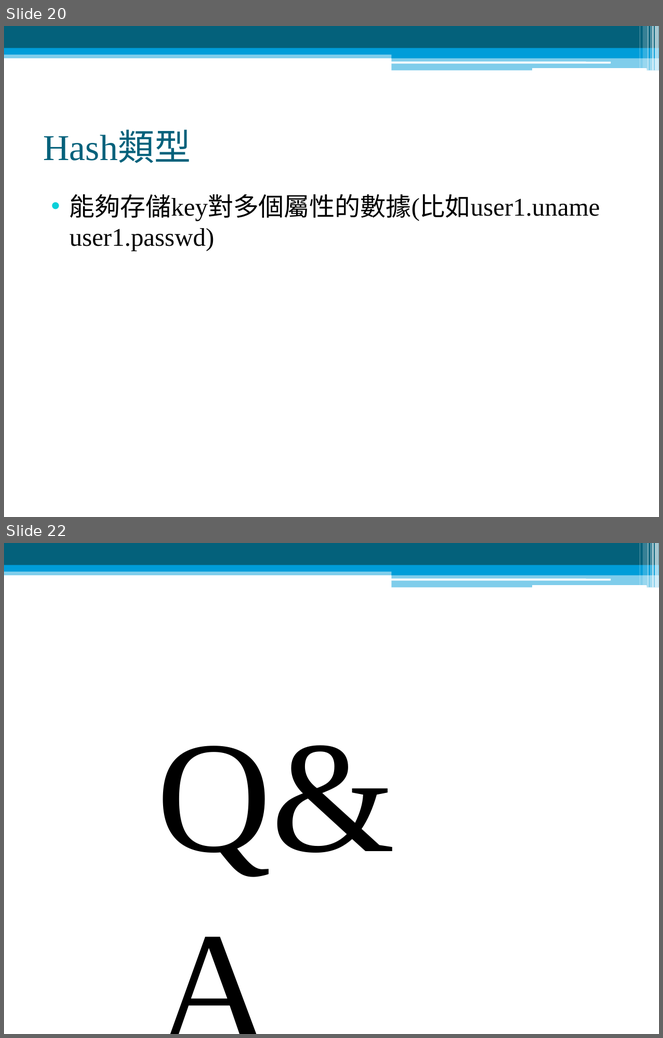
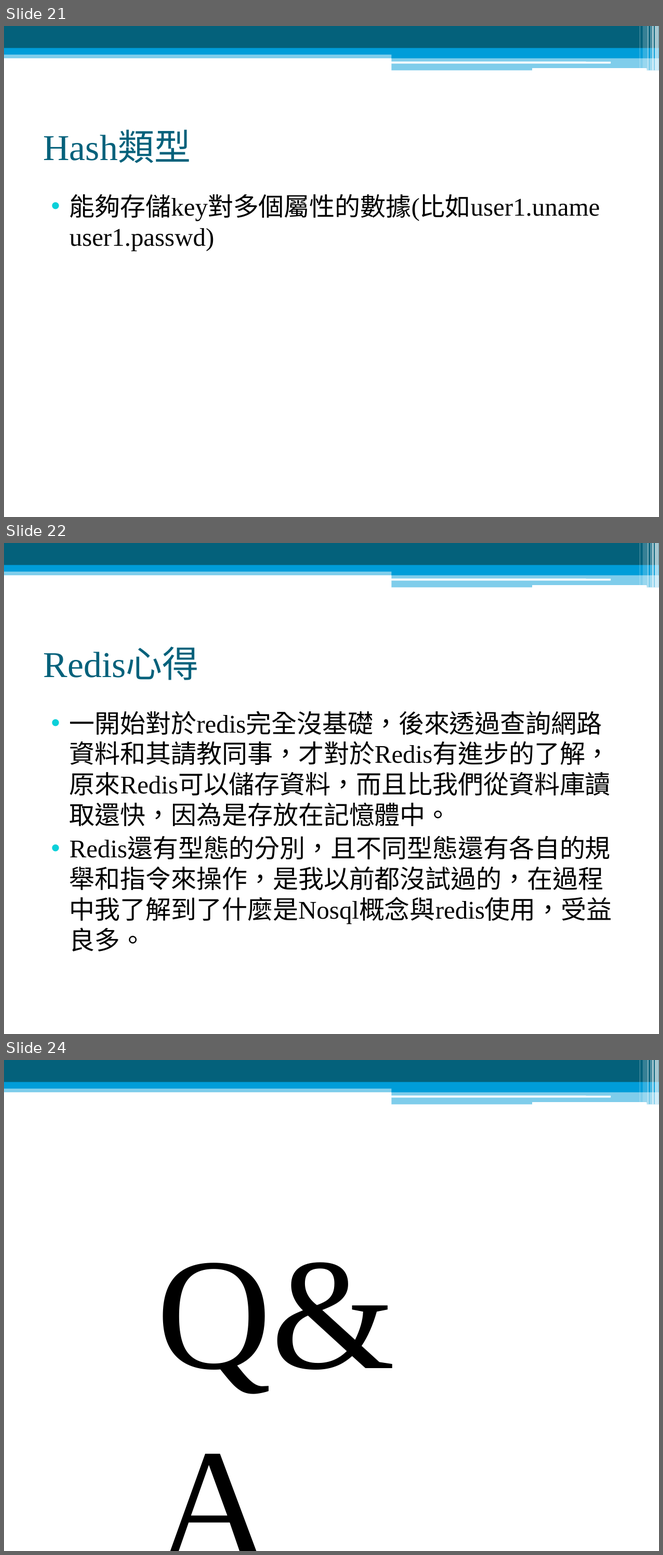
Before and after one commit to family2099/ReadSoccerData, a slide deck: 爬蟲與redis.pptx. Shown one above the other, each under a label of ours: slides 20 and 22 before the commit, slides 21, 22 and 24 after it; the slides between them are not shown. The pictures are 663x1038 and 663x1555 pixels, drawn with LibreOffice and Linux fonts; fonts in the diff are those of the drawing. Boxes give left, top, right and bottom in pixels: in the first picture for what was removed or moved away, otherwise in the second. Text is boxed around its words. In the diff, an @@ line names an element or a change of style, - is before the commit and + after.

Commit message:
加入心得與小修改

```diff
--- a/爬蟲與redis.pptx
+++ b/爬蟲與redis.pptx
@@ slide 22 added at <box>4,543,659,1034</box>, background #FFFFFF; not listed: 13 template elements that a slide beside it also shows @@
@@ title added at <box>43,649,198,680</box>, 40 pt, text #04617B @@
+Redis心得
@@ text added at <box>70,711,612,952</box>, 28 pt, text #000000 @@
+• 一開始對於redis完全沒基礎，後來透過查詢網路資料和其請教同事，才對於Redis有進步的了解，原來Redis可以儲存資料，而且比我們從資料庫讀取還快，因為是存放在記憶體中。
+• Redis還有型態的分別，且不同型態還有各自的規舉和指令來操作，是我以前都沒試過的，在過程中我了解到了什麼是Nosql概念與redis使用，受益良多。
@@ what was slide 20 is now slide 21 @@
@@ what was slide 22 is now slide 24 @@
```
Also in this commit, not shown: 3 slides changed, 1 other slide added.
